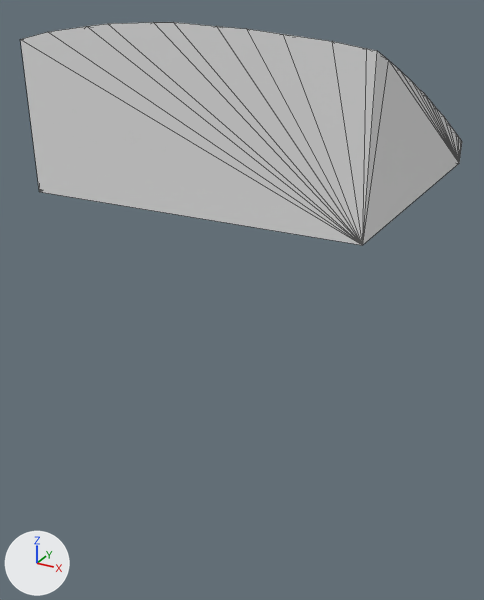
What one commit did to the glTF model assets/terrain/surface_pieces/surf_1_26.glb.
Both versions are drawn from a 50 mm lens placed at (-97.68, -32.09, -27.48), pointed at (-102.7, -22.97, -32.04). Arrows for +X, +Y and +Z are at lower left; the lights stay in place. The first picture is the older version. Mesh edges are drawn as thin lines. Where no turn or scale is listed for an object, it has been applied to the vertices.

The first picture shows 'geometry_0'.
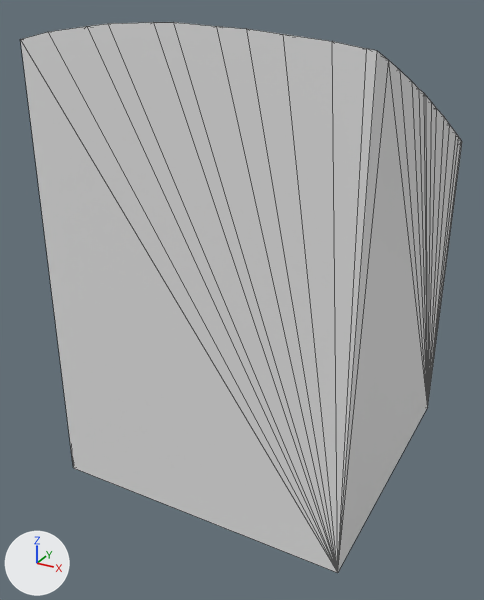
Boxes (x1, y1, x2, y2) around the edits, measured in the pictures (484 x 600 px):
'geometry_0', reshaped (146% taller)
    before: (20, 22, 462, 245)
    after: (20, 22, 462, 573)

Diff of the bpy script that builds the scene:
```diff
--- a/assets/terrain/surface_pieces/surf_1_26.glb.py
+++ b/assets/terrain/surface_pieces/surf_1_26.glb.py
@@ me_geometry_0 @@
 # used by ob_geometry_0; location = (0.0, 0.0, 0.0)
-me_geometry_0.from_pydata(...)  # 95 vertices, 186 faces; spans x -105.0..-100.0, y -25.0..-20.0, z -30.0..-27.65
+me_geometry_0.from_pydata(...)  # 95 vertices, 186 faces; spans x -105.0..-100.0, y -25.0..-20.0, z -35.0..-27.65
+# me_geometry_0 part 1
+# 4 vertices are removed from x -105.0..-100.0, y -25.0..-20.0, z -30.0
+# 63 faces are deleted
+# 4 vertices are added at (-105.0, -20.0, -35.0), (-105.0, -25.0, -35.0), (-100.0, -20.0, -35.0), (-100.0, -25.0, -35.0)
+# 63 new faces join them
```
